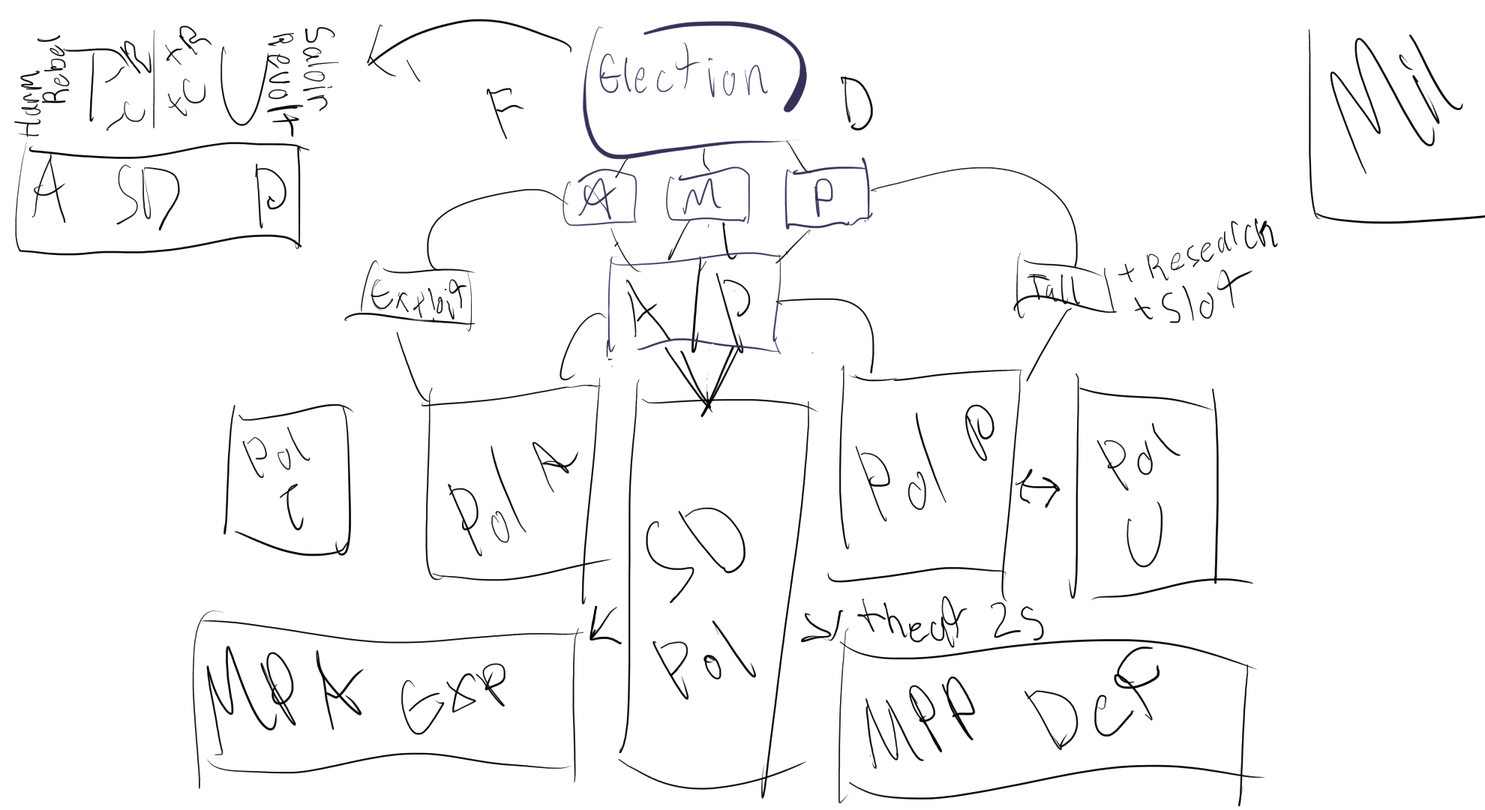
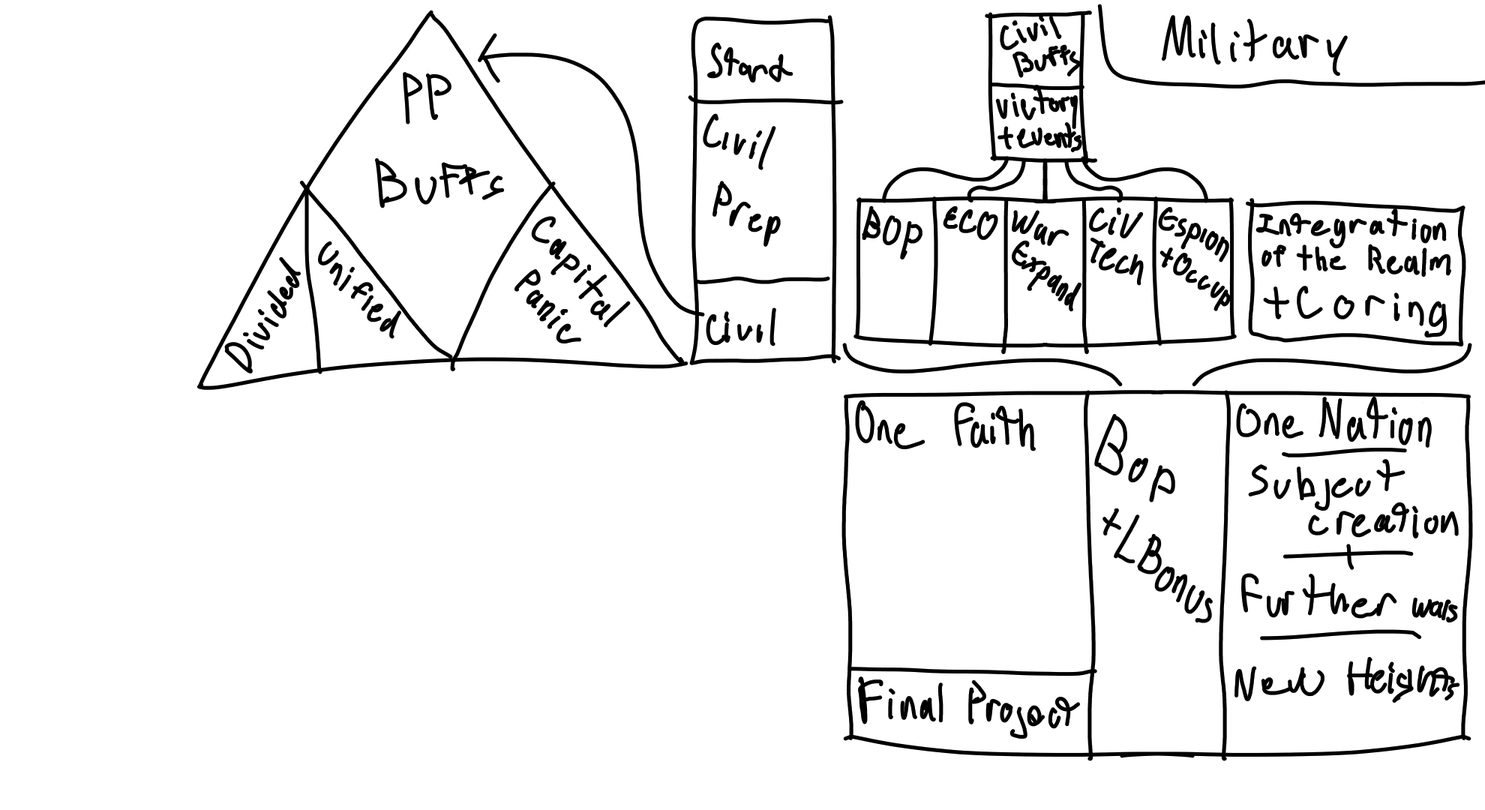
Layers edited between the first and the second 1485 × 810 image:
added layer "HHE Warmonger" above "HHE Starting" over [192, 3, 1485, 769]
renamed "MRC" to "MRC Merchant-Republicism", hid it, painted on it over [14, 3, 1485, 808]
